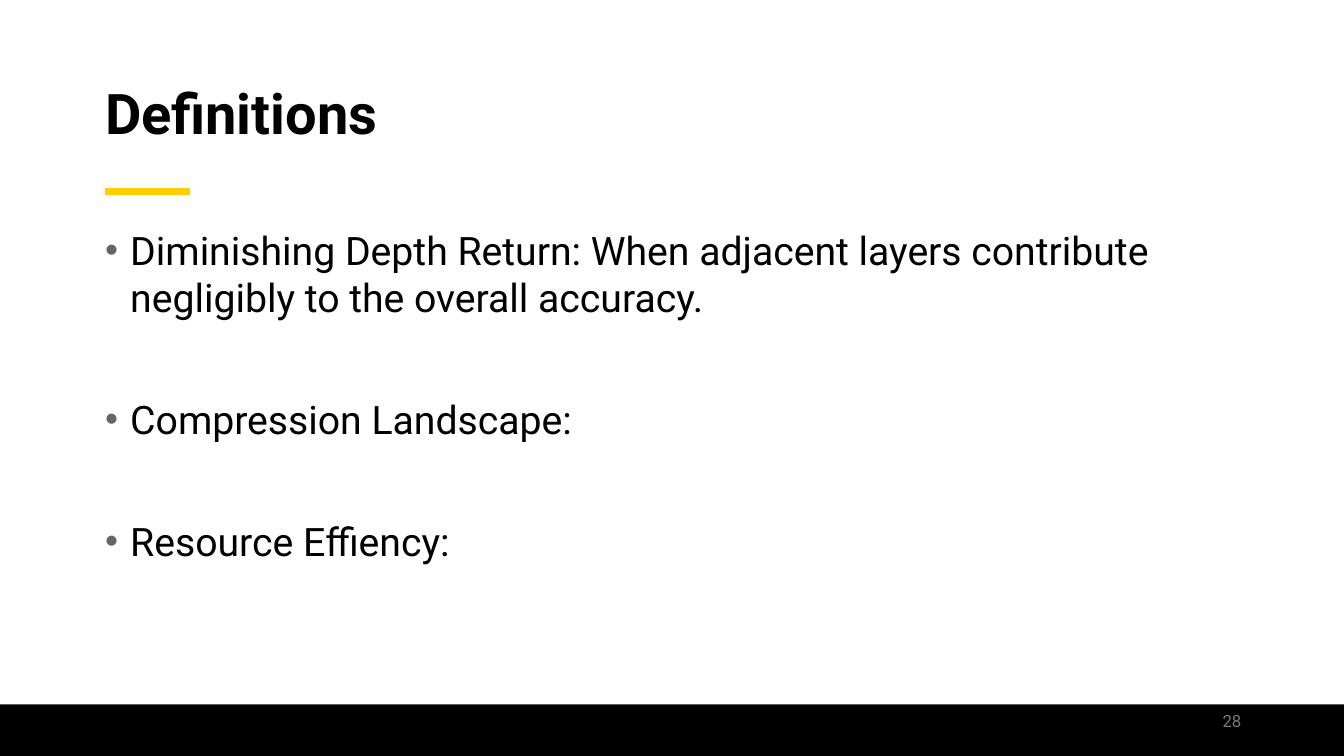
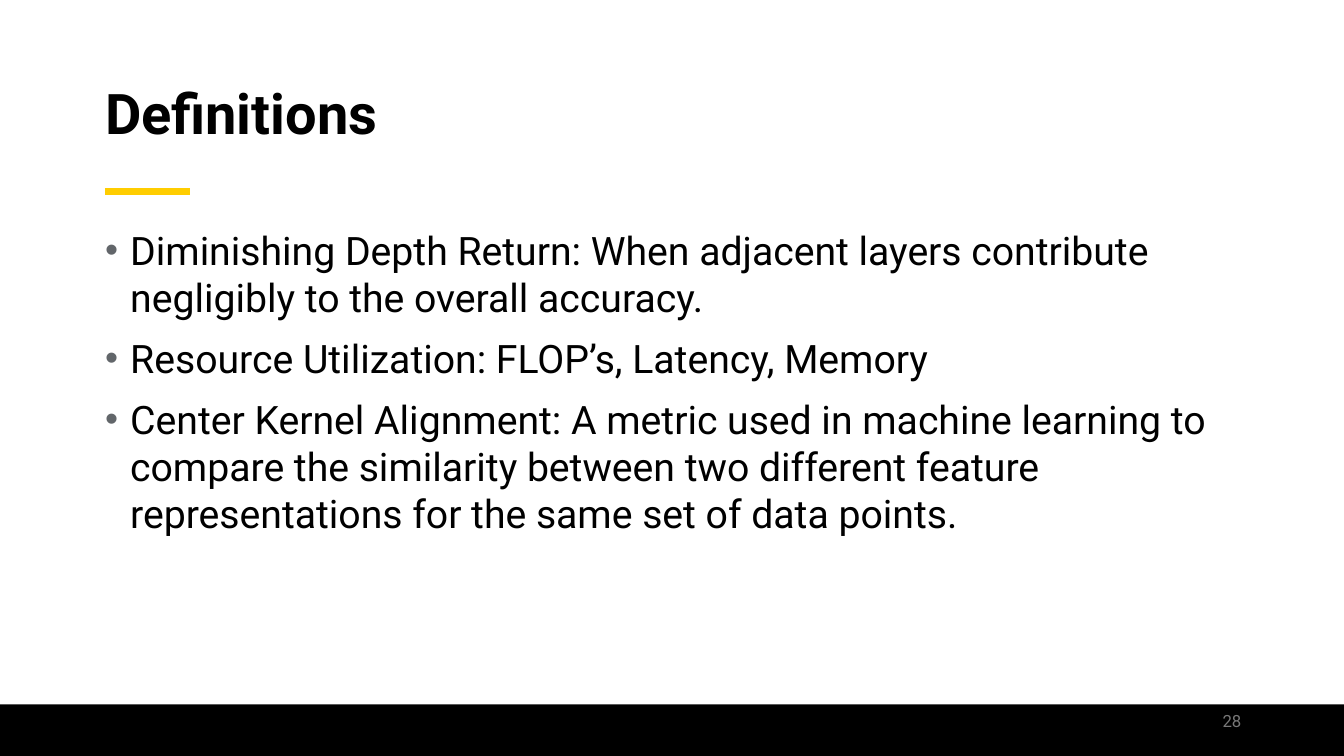
Before and after one commit to jamilgafur/Presentation, a slide deck: slide 28 of Presentation.pptx. Drawn at 1344x756 pixels with LibreOffice and Linux fonts; fonts in the diff are those of the drawing; background and template pictures are left out. Boxes give left, top, right and bottom in pixels: in the first picture for what was removed or moved away, otherwise in the second. Text is boxed around its words. In the diff, an @@ line names an element or a change of style, - is before the commit and + after.

```diff
--- a/Presentation.pptx
+++ b/Presentation.pptx
@@ text at [130,343,1206,536]: text changed @@
-• Compression Landscape:
-• Resource Effiency:
+• Resource Utilization: FLOP’s, Latency, Memory
+• Center Kernel Alignment: A metric used in machine learning to compare the similarity between two different feature representations for the same set of data points.
```
Also in this commit, not shown: 5 other slides changed, 3 slides added.
